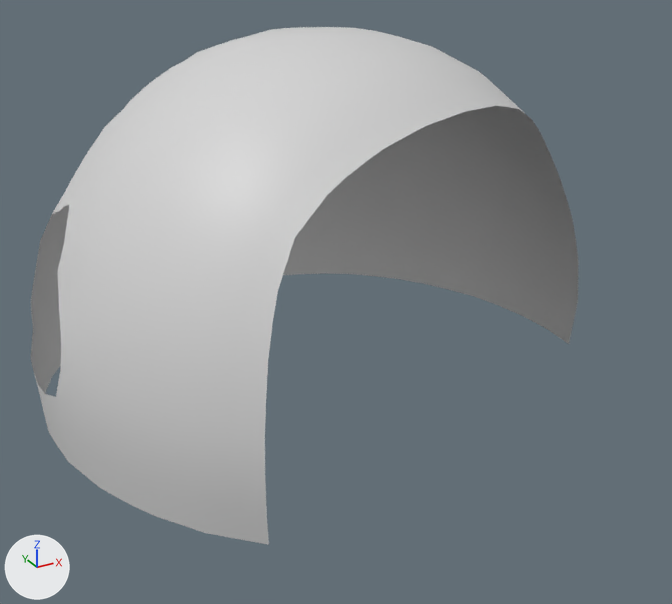
One commit to the FBX model SomeMagicalFairyApothecary/Assets/Props/RoomStructure/SM_room_blockout.fbx: the scene before it, then after it.
Both versions are drawn from a 50 mm lens placed at (-8.29, -14.75, 9.6), pointed at (-0.08, 0.18, 2.14). Every picture has the same lights, and +X, +Y and +Z are marked at lower left. The first picture is the older version. Where no turn or scale is listed for an object, it has been applied to the vertices.

The first picture shows 'SM_room_blockout'.
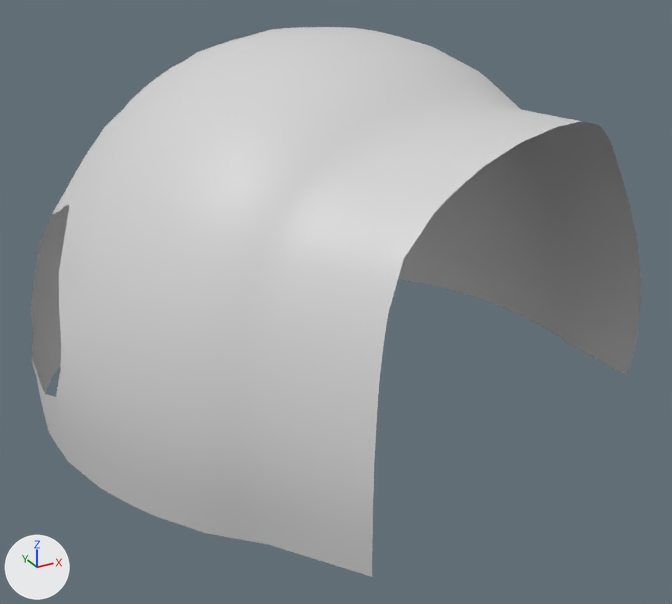
Where the newer file only moved an object's origin or applied its transform, the numbers keep the older frame.

The change, as a diff of the scene's bpy script:
```diff
--- a/SomeMagicalFairyApothecary/Assets/Props/RoomStructure/SM_room_blockout.fbx.py
+++ b/SomeMagicalFairyApothecary/Assets/Props/RoomStructure/SM_room_blockout.fbx.py
@@ me_mesh @@
 # used by ob_sm_room_blockout; location = (0.09, 1.06, -0.12)
-me_mesh.from_pydata(...)  # 625 vertices, 578 faces; spans x -5.84..5.86, y -4.75..5.79, z 0.19..7.42
+me_mesh.from_pydata(...)  # 701 vertices, 652 faces; spans x -5.83..5.86, y -6.2..5.79, z 0.19..7.42
+# me_mesh part 1
+# 76 vertices are added at x -3.0..5.82, y -6.2..-2.27, z 0.19..6.36
+# 74 new faces join them
+# other edits to the shape of me_mesh do not show in these pictures
 me_mesh.materials.append(mat_m_plaster)
```

Changed parts and their boxes (x1, y1, x2, y2) in the pictures (672 x 604 px):
'SM_room_blockout', reshaped (11% wider, 6% taller): before (31, 27, 579, 545); after (31, 27, 641, 577)
part 1 of me_mesh, added: after (265, 106, 641, 577)
